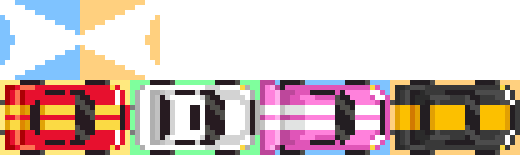
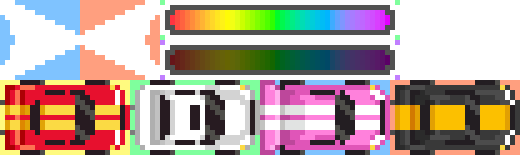
Revision of a layered 520x155 image; what changed, layer by layer:
painted on "Sprites" over [160,0,400,80]
painted on "Fondo" over [0,0,520,155]
